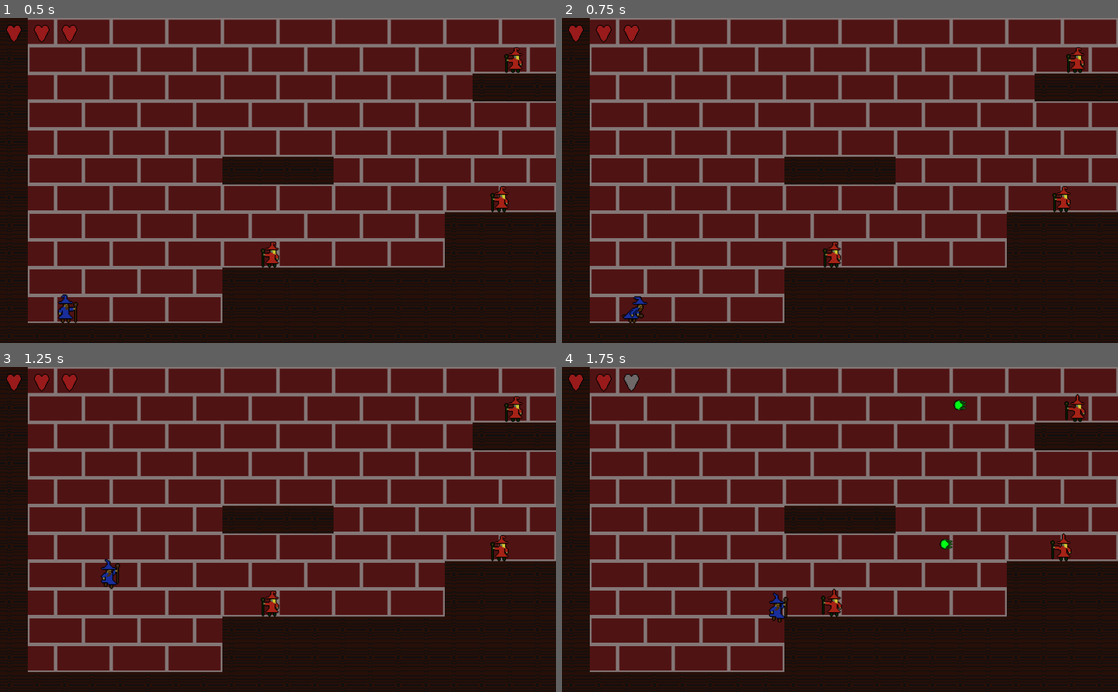
Above: before the commit, frames 1-4 (two rows, left to right).
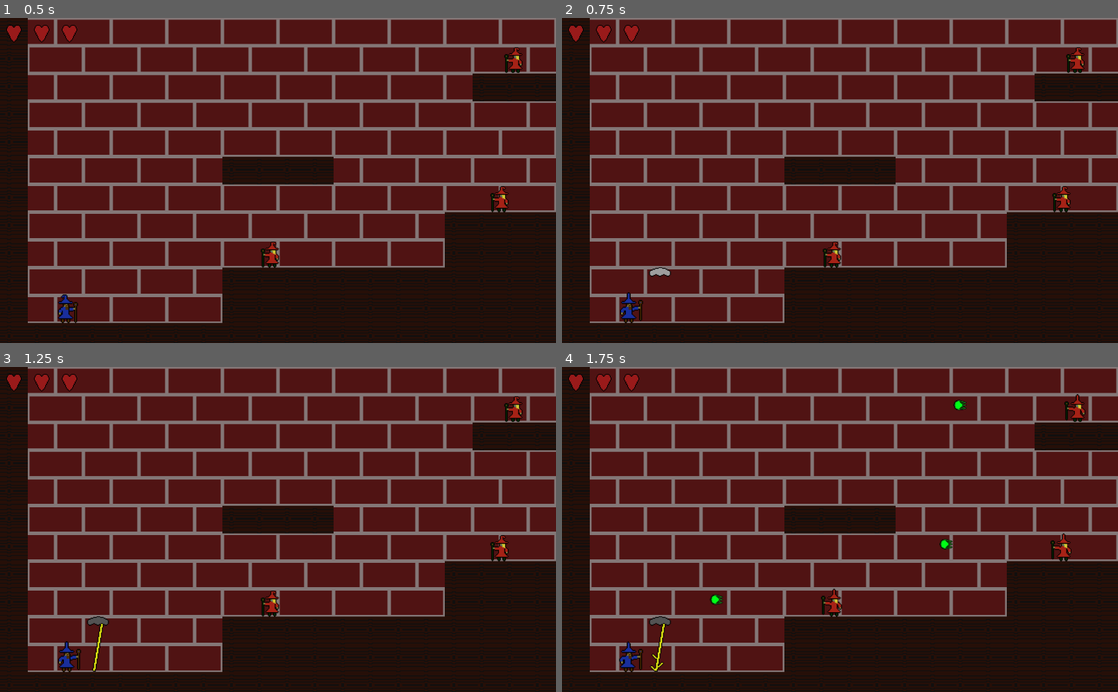
Above: after the commit, the same moments.

Repository: agwaldron/OwlGame
Game: Godot game, scene res://src/Levels/Enemies.tscn
Two runs of this game, one before a commit and one after it. Both use one fixed random seed, a clock stepped at 60 frames per second and the inputs below.
Inputs:
- Up to frame 1 (0.5 s): no input
- Up to frame 2 (0.75 s): tap Enter at 0.5 s; hold Right (ui_right) from 0.53 s (still down); tap S (lightening, bound only after the commit) at 0.6 s
- Up to frame 3 (1.25 s): keep holding Right (ui_right); tap Space (jump) at 0.77 s
- Up to frame 4 (1.75 s): keep holding Right (ui_right); tap Shift (dash) at 1.35 s; tap Space (jump) at 1.52 s; tap S (lightening, bound only after the commit) at 1.55 s

Frame 1 is identical in both runs. In frame 2, 0.3% of the frame differs, in the area x 10-20%, y 76-94%; in frame 3, 0.6%; in frame 4, 0.7%, in the area x 10-41%, y 2-94%.

Commit message:
Added lightening spell, no hit box for it yet

Diff:
--- a/project.godot
+++ b/project.godot
@@ -66,12 +66,17 @@
 }
 fireball={
 "deadzone": 0.5,
-"events": [ Object(InputEventKey,"resource_local_to_scene":false,"resource_name":"","device":0,"alt":false,"shift":false,"control":false,"meta":false,"command":false,"pressed":false,"scancode":82,"unicode":0,"echo":false,"script":null)
+"events": [ Object(InputEventKey,"resource_local_to_scene":false,"resource_name":"","device":0,"alt":false,"shift":false,"control":false,"meta":false,"command":false,"pressed":false,"scancode":69,"unicode":0,"echo":false,"script":null)
  ]
 }
 icespike={
 "deadzone": 0.5,
-"events": [ Object(InputEventKey,"resource_local_to_scene":false,"resource_name":"","device":0,"alt":false,"shift":false,"control":false,"meta":false,"command":false,"pressed":false,"scancode":69,"unicode":0,"echo":false,"script":null)
+"events": [ Object(InputEventKey,"resource_local_to_scene":false,"resource_name":"","device":0,"alt":false,"shift":false,"control":false,"meta":false,"command":false,"pressed":false,"scancode":87,"unicode":0,"echo":false,"script":null)
+ ]
+}
+lightening={
+"deadzone": 0.5,
+"events": [ Object(InputEventKey,"resource_local_to_scene":false,"resource_name":"","device":0,"alt":false,"shift":false,"control":false,"meta":false,"command":false,"pressed":false,"scancode":83,"unicode":0,"echo":false,"script":null)
  ]
 }
 
--- a/src/Player/Player.gd
+++ b/src/Player/Player.gd
@@ -16,11 +16,13 @@
 	DASH,
 	AIR,
 	CAST_FIRE,
-	CAST_ICE
+	CAST_ICE,
+	CAST_LIGHTENING
 }
 
 const FireBall = preload("res://src/Player/Spells/FireBall.tscn")
 const IceSpike = preload("res://src/Player/Spells/IceSpike.tscn")
+const Lightening = preload("res://src/Player/Spells/LighteningBolt.tscn")
 
 onready var animatedSprite = $AnimatedSprite
 onready var airColBox = $AirCollisionShape
@@ -72,6 +74,8 @@
 			cast_fire_state(delta)
 		CAST_ICE:
 			cast_ice_state(delta)
+		CAST_LIGHTENING:
+			cast_lightening_state(delta)
 
 func run_state(delta):
 	var input_vector = Vector2.ZERO
@@ -99,6 +103,9 @@
 
 	if Input.is_action_just_pressed("icespike") and is_on_floor():
 		cast_ice()
+
+	if Input.is_action_just_pressed("lightening") and is_on_floor():
+		cast_lightening()
 
 func dash_state(delta):
 	dash_timer -= (delta * 100)
@@ -153,6 +160,12 @@
 		cast_timer = 0
 		state = RUN
 
+func cast_lightening_state(delta):
+	cast_timer -= (delta * 100)
+	if cast_timer <= 0:
+		cast_timer = 0
+		state = RUN
+
 func dash_action():
 	dash_timer = DASH_DURATION
 	velocity.x = direction_vector.x * DASH_SPEED
@@ -196,6 +209,23 @@
 		iceSpike.animatedSprite.play("Right")
 	state = CAST_ICE
 
+func cast_lightening():
+	velocity = Vector2.ZERO
+	play_cast_animation()
+	var lightening = Lightening.instance()
+	get_parent().add_child(lightening)
+	cast_timer = lightening.CAST_DURATION
+	lightening.global_position = global_position
+	if direction_vector.x < 0:
+		lightening.global_position.x -= lightening.sprite_horizontal_offset
+		lightening.animatedSprite.set_frame(0)
+		lightening.animatedSprite.play("Left")
+	else:
+		lightening.global_position.x += lightening.sprite_horizontal_offset
+		lightening.animatedSprite.set_frame(0)
+		lightening.animatedSprite.play("Right")
+	state = CAST_LIGHTENING
+
 func disable_hurt_boxes():
 	for x in hurtBoxes:
 		x.disabled = true
--- a/src/Player/Player.tscn
+++ b/src/Player/Player.tscn
@@ -42,64 +42,64 @@
 
 [sub_resource type="AtlasTexture" id=6]
 flags = 4
-atlas = ExtResource( 12 )
+atlas = ExtResource( 7 )
 region = Rect2( 0, 0, 64, 64 )
 
 [sub_resource type="AtlasTexture" id=7]
 flags = 4
+atlas = ExtResource( 7 )
+region = Rect2( 64, 0, 64, 64 )
+
+[sub_resource type="AtlasTexture" id=8]
+flags = 4
+atlas = ExtResource( 7 )
+region = Rect2( 128, 0, 64, 64 )
+
+[sub_resource type="AtlasTexture" id=9]
+flags = 4
+atlas = ExtResource( 7 )
+region = Rect2( 192, 0, 64, 64 )
+
+[sub_resource type="AtlasTexture" id=10]
+flags = 4
+atlas = ExtResource( 13 )
+region = Rect2( 0, 0, 64, 64 )
+
+[sub_resource type="AtlasTexture" id=11]
+flags = 4
+atlas = ExtResource( 9 )
+region = Rect2( 0, 0, 64, 64 )
+
+[sub_resource type="AtlasTexture" id=12]
+flags = 4
+atlas = ExtResource( 1 )
+region = Rect2( 0, 0, 64, 64 )
+
+[sub_resource type="AtlasTexture" id=13]
+flags = 4
+atlas = ExtResource( 6 )
+region = Rect2( 0, 0, 64, 64 )
+
+[sub_resource type="AtlasTexture" id=14]
+flags = 4
 atlas = ExtResource( 8 )
 region = Rect2( 0, 0, 64, 64 )
 
-[sub_resource type="AtlasTexture" id=8]
+[sub_resource type="AtlasTexture" id=15]
 flags = 4
 atlas = ExtResource( 8 )
 region = Rect2( 64, 0, 64, 64 )
 
-[sub_resource type="AtlasTexture" id=9]
+[sub_resource type="AtlasTexture" id=16]
 flags = 4
 atlas = ExtResource( 8 )
 region = Rect2( 128, 0, 64, 64 )
 
-[sub_resource type="AtlasTexture" id=10]
+[sub_resource type="AtlasTexture" id=17]
 flags = 4
 atlas = ExtResource( 8 )
 region = Rect2( 192, 0, 64, 64 )
 
-[sub_resource type="AtlasTexture" id=11]
-flags = 4
-atlas = ExtResource( 11 )
-region = Rect2( 0, 0, 64, 64 )
-
-[sub_resource type="AtlasTexture" id=12]
-flags = 4
-atlas = ExtResource( 1 )
-region = Rect2( 0, 0, 64, 64 )
-
-[sub_resource type="AtlasTexture" id=13]
-flags = 4
-atlas = ExtResource( 7 )
-region = Rect2( 0, 0, 64, 64 )
-
-[sub_resource type="AtlasTexture" id=14]
-flags = 4
-atlas = ExtResource( 7 )
-region = Rect2( 64, 0, 64, 64 )
-
-[sub_resource type="AtlasTexture" id=15]
-flags = 4
-atlas = ExtResource( 7 )
-region = Rect2( 128, 0, 64, 64 )
-
-[sub_resource type="AtlasTexture" id=16]
-flags = 4
-atlas = ExtResource( 7 )
-region = Rect2( 192, 0, 64, 64 )
-
-[sub_resource type="AtlasTexture" id=17]
-flags = 4
-atlas = ExtResource( 6 )
-region = Rect2( 0, 0, 64, 64 )
-
 [sub_resource type="AtlasTexture" id=18]
 flags = 4
 atlas = ExtResource( 4 )
@@ -132,7 +132,7 @@
 
 [sub_resource type="AtlasTexture" id=24]
 flags = 4
-atlas = ExtResource( 9 )
+atlas = ExtResource( 11 )
 region = Rect2( 0, 0, 64, 64 )
 
 [sub_resource type="AtlasTexture" id=25]
@@ -142,7 +142,7 @@
 
 [sub_resource type="AtlasTexture" id=26]
 flags = 4
-atlas = ExtResource( 13 )
+atlas = ExtResource( 12 )
 region = Rect2( 0, 0, 64, 64 )
 
 [sub_resource type="SpriteFrames" id=27]
@@ -152,36 +152,36 @@
 "name": "RunRight",
 "speed": 10.0
 }, {
-"frames": [ SubResource( 6 ) ],
-"loop": true,
-"name": "FallLeft",
-"speed": 5.0
-}, {
-"frames": [ SubResource( 7 ), SubResource( 8 ), SubResource( 9 ), SubResource( 10 ) ],
+"frames": [ SubResource( 6 ), SubResource( 7 ), SubResource( 8 ), SubResource( 9 ) ],
+"loop": true,
+"name": "CastRight",
+"speed": 15.0
+}, {
+"frames": [ SubResource( 10 ) ],
+"loop": true,
+"name": "DashLeft",
+"speed": 5.0
+}, {
+"frames": [ SubResource( 11 ) ],
+"loop": true,
+"name": "JumpRight",
+"speed": 5.0
+}, {
+"frames": [ SubResource( 12 ) ],
+"loop": true,
+"name": "IdleLeft",
+"speed": 5.0
+}, {
+"frames": [ SubResource( 13 ) ],
+"loop": true,
+"name": "IdleRight",
+"speed": 1.0
+}, {
+"frames": [ SubResource( 14 ), SubResource( 15 ), SubResource( 16 ), SubResource( 17 ) ],
 "loop": true,
 "name": "CastLeft",
 "speed": 15.0
 }, {
-"frames": [ SubResource( 11 ) ],
-"loop": true,
-"name": "FallRight",
-"speed": 5.0
-}, {
-"frames": [ SubResource( 12 ) ],
-"loop": true,
-"name": "IdleLeft",
-"speed": 5.0
-}, {
-"frames": [ SubResource( 13 ), SubResource( 14 ), SubResource( 15 ), SubResource( 16 ) ],
-"loop": true,
-"name": "CastRight",
-"speed": 15.0
-}, {
-"frames": [ SubResource( 17 ) ],
-"loop": true,
-"name": "IdleRight",
-"speed": 1.0
-}, {
 "frames": [ SubResource( 18 ), SubResource( 19 ), SubResource( 20 ), SubResource( 21 ), SubResource( 22 ) ],
 "loop": true,
 "name": "RunLeft",
@@ -194,7 +194,7 @@
 }, {
 "frames": [ SubResource( 24 ) ],
 "loop": true,
-"name": "JumpRight",
+"name": "FallRight",
 "speed": 5.0
 }, {
 "frames": [ SubResource( 25 ) ],
@@ -204,7 +204,7 @@
 }, {
 "frames": [ SubResource( 26 ) ],
 "loop": true,
-"name": "DashLeft",
+"name": "FallLeft",
 "speed": 5.0
 } ]
 
--- a/src/Player/Spells/FireBall.tscn
+++ b/src/Player/Spells/FireBall.tscn
@@ -88,9 +88,9 @@
 script = ExtResource( 2 )
 
 [node name="AnimatedSprite" type="AnimatedSprite" parent="."]
-frames = SubResource( 11 )
+frames = SubResource( 13 )
 animation = "Right"
-frame = 4
+frame = 1
 playing = true
 
 [node name="HitBox" parent="." instance=ExtResource( 1 )]
--- a/src/Player/Spells/IceSpike.tscn
+++ b/src/Player/Spells/IceSpike.tscn
@@ -8,64 +8,64 @@
 
 [sub_resource type="AtlasTexture" id=1]
 flags = 4
-atlas = ExtResource( 2 )
+atlas = ExtResource( 5 )
 region = Rect2( 0, 0, 64, 64 )
 
 [sub_resource type="AtlasTexture" id=2]
 flags = 4
-atlas = ExtResource( 2 )
+atlas = ExtResource( 5 )
 region = Rect2( 64, 0, 64, 64 )
 
 [sub_resource type="AtlasTexture" id=3]
 flags = 4
-atlas = ExtResource( 2 )
+atlas = ExtResource( 5 )
 region = Rect2( 128, 0, 64, 64 )
 
 [sub_resource type="AtlasTexture" id=4]
 flags = 4
-atlas = ExtResource( 2 )
+atlas = ExtResource( 5 )
 region = Rect2( 192, 0, 64, 64 )
 
 [sub_resource type="AtlasTexture" id=5]
 flags = 4
-atlas = ExtResource( 2 )
+atlas = ExtResource( 5 )
 region = Rect2( 256, 0, 64, 64 )
 
 [sub_resource type="AtlasTexture" id=6]
 flags = 4
-atlas = ExtResource( 5 )
+atlas = ExtResource( 2 )
 region = Rect2( 0, 0, 64, 64 )
 
 [sub_resource type="AtlasTexture" id=7]
 flags = 4
-atlas = ExtResource( 5 )
+atlas = ExtResource( 2 )
 region = Rect2( 64, 0, 64, 64 )
 
 [sub_resource type="AtlasTexture" id=8]
 flags = 4
-atlas = ExtResource( 5 )
+atlas = ExtResource( 2 )
 region = Rect2( 128, 0, 64, 64 )
 
 [sub_resource type="AtlasTexture" id=9]
 flags = 4
-atlas = ExtResource( 5 )
+atlas = ExtResource( 2 )
 region = Rect2( 192, 0, 64, 64 )
 
 [sub_resource type="AtlasTexture" id=10]
 flags = 4
-atlas = ExtResource( 5 )
+atlas = ExtResource( 2 )
 region = Rect2( 256, 0, 64, 64 )
 
 [sub_resource type="SpriteFrames" id=11]
 animations = [ {
 "frames": [ SubResource( 1 ), SubResource( 2 ), SubResource( 3 ), SubResource( 4 ), SubResource( 5 ) ],
 "loop": false,
-"name": "Right",
+"name": "Left",
 "speed": 15.0
 }, {
 "frames": [ SubResource( 6 ), SubResource( 7 ), SubResource( 8 ), SubResource( 9 ), SubResource( 10 ) ],
 "loop": false,
-"name": "Left",
+"name": "Right",
 "speed": 15.0
 } ]
 
--- /dev/null
+++ b/src/Player/Spells/LighteningBolt.gd
@@ -0,0 +1,15 @@
+extends KinematicBody2D
+
+export var CAST_DURATION = 125
+
+onready var animatedSprite = $AnimatedSprite
+onready var sprite_horizontal_offset = 75
+onready var cast_timer = CAST_DURATION
+
+func _process(delta):
+	cast_timer -= (delta * 100)
+	if cast_timer <= 0:
+		remove_lightening()
+
+func remove_lightening():
+	queue_free()
--- /dev/null
+++ b/src/Player/Spells/LighteningBolt.tscn
@@ -0,0 +1,121 @@
+[gd_scene load_steps=24 format=2]
+
+[ext_resource path="res://src/Player/Spells/LighteningBolt.gd" type="Script" id=1]
+[ext_resource path="res://src/CollisionTemplates/HitBox.tscn" type="PackedScene" id=2]
+[ext_resource path="res://Assets/Player/LighteningSpriteSheetLeft.png" type="Texture" id=3]
+[ext_resource path="res://Assets/Player/LighteningSpriteSheetRight.png" type="Texture" id=4]
+
+[sub_resource type="AtlasTexture" id=20]
+flags = 4
+atlas = ExtResource( 3 )
+region = Rect2( 0, 0, 128, 128 )
+
+[sub_resource type="AtlasTexture" id=21]
+flags = 4
+atlas = ExtResource( 3 )
+region = Rect2( 128, 0, 128, 128 )
+
+[sub_resource type="AtlasTexture" id=22]
+flags = 4
+atlas = ExtResource( 3 )
+region = Rect2( 256, 0, 128, 128 )
+
+[sub_resource type="AtlasTexture" id=23]
+flags = 4
+atlas = ExtResource( 3 )
+region = Rect2( 384, 0, 128, 128 )
+
+[sub_resource type="AtlasTexture" id=24]
+flags = 4
+atlas = ExtResource( 3 )
+region = Rect2( 512, 0, 128, 128 )
+
+[sub_resource type="AtlasTexture" id=25]
+flags = 4
+atlas = ExtResource( 3 )
+region = Rect2( 640, 0, 128, 128 )
+
+[sub_resource type="AtlasTexture" id=26]
+flags = 4
+atlas = ExtResource( 3 )
+region = Rect2( 768, 0, 128, 128 )
+
+[sub_resource type="AtlasTexture" id=27]
+flags = 4
+atlas = ExtResource( 3 )
+region = Rect2( 896, 0, 128, 128 )
+
+[sub_resource type="AtlasTexture" id=28]
+flags = 4
+atlas = ExtResource( 3 )
+region = Rect2( 1024, 0, 128, 128 )
+
+[sub_resource type="AtlasTexture" id=29]
+flags = 4
+atlas = ExtResource( 4 )
+region = Rect2( 0, 0, 128, 128 )
+
+[sub_resource type="AtlasTexture" id=30]
+flags = 4
+atlas = ExtResource( 4 )
+region = Rect2( 128, 0, 128, 128 )
+
+[sub_resource type="AtlasTexture" id=31]
+flags = 4
+atlas = ExtResource( 4 )
+region = Rect2( 256, 0, 128, 128 )
+
+[sub_resource type="AtlasTexture" id=32]
+flags = 4
+atlas = ExtResource( 4 )
+region = Rect2( 384, 0, 128, 128 )
+
+[sub_resource type="AtlasTexture" id=33]
+flags = 4
+atlas = ExtResource( 4 )
+region = Rect2( 512, 0, 128, 128 )
+
+[sub_resource type="AtlasTexture" id=34]
+flags = 4
+atlas = ExtResource( 4 )
+region = Rect2( 640, 0, 128, 128 )
+
+[sub_resource type="AtlasTexture" id=35]
+flags = 4
+atlas = ExtResource( 4 )
+region = Rect2( 768, 0, 128, 128 )
+
+[sub_resource type="AtlasTexture" id=36]
+flags = 4
+atlas = ExtResource( 4 )
+region = Rect2( 896, 0, 128, 128 )
+
+[sub_resource type="AtlasTexture" id=37]
+flags = 4
+atlas = ExtResource( 4 )
+region = Rect2( 1024, 0, 128, 128 )
+
+[sub_resource type="SpriteFrames" id=19]
+animations = [ {
+"frames": [ SubResource( 20 ), SubResource( 21 ), SubResource( 22 ), SubResource( 23 ), SubResource( 24 ), SubResource( 25 ), SubResource( 26 ), SubResource( 27 ), SubResource( 28 ) ],
+"loop": false,
+"name": "Left",
+"speed": 8.0
+}, {
+"frames": [ SubResource( 29 ), SubResource( 30 ), SubResource( 31 ), SubResource( 32 ), SubResource( 33 ), SubResource( 34 ), SubResource( 35 ), SubResource( 36 ), SubResource( 37 ) ],
+"loop": false,
+"name": "Right",
+"speed": 8.0
+} ]
+
+[node name="LighteningBolt" type="KinematicBody2D"]
+script = ExtResource( 1 )
+
+[node name="AnimatedSprite" type="AnimatedSprite" parent="."]
+position = Vector2( 0, -65.11 )
+frames = SubResource( 19 )
+animation = "Right"
+frame = 8
+playing = true
+
+[node name="HitBox" parent="." instance=ExtResource( 2 )]
Binary file added: Assets/Player/LighteningSpriteSheetLeft.png
Not shown, added: Assets/Player/LighteningSpriteSheetLeft.png.import
Binary file added: Assets/Player/LighteningSpriteSheetRight.png
Not shown, added: Assets/Player/LighteningSpriteSheetRight.png.import
Not shown: 2 places in src/Player/Spells/FireBall.tscn that only renumber resources
